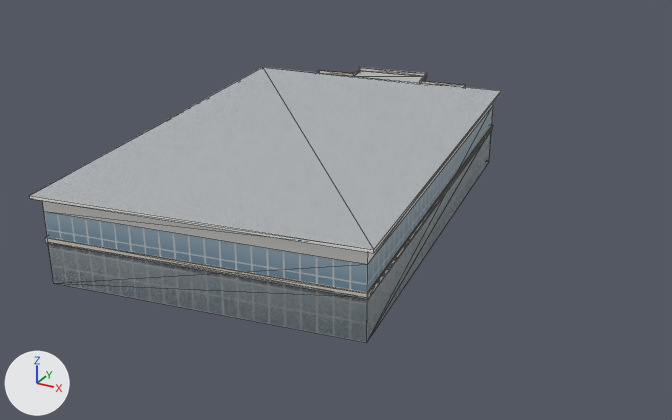
A saved change to the glTF model public/models/shuiyunfang.glb.
Both versions are drawn from a 50 mm lens placed at (68.8, -120.1, 57.5), pointed at (5.2, -4.4, -0.4). The lights are fixed; the arrows at lower left show +X, +Y and +Z. The first picture is the older version. Mesh edges are drawn as thin lines. Vertices at exactly the same position are counted once.

The first picture shows '水云方'.
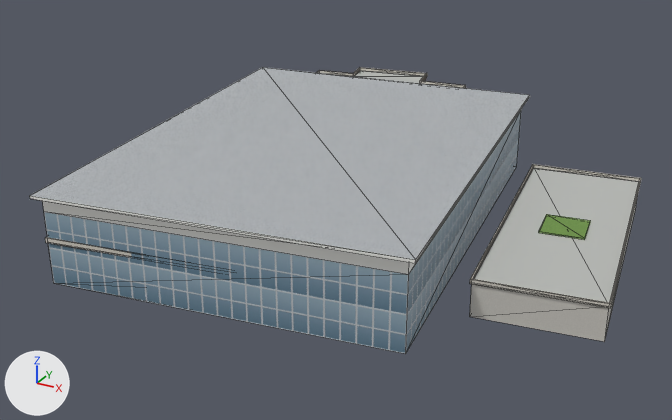
What differs and where, as boxes [x1, y1, x2, y2] in the pictures (672 x 420 px):
'水云方', reshaped (30% wider): before [30, 67, 501, 343]; after [30, 67, 641, 354]
part 1 of me_水云方, added: after [470, 164, 641, 308]
part 2 of me_水云方, built on: before [48, 68, 501, 343]; after [48, 68, 639, 354]

The change in detail:
Picture 'green_roof' (img_green_roof) is new.
Material 'green' (mat_green) is new.
Its texture is img_green_roof.
Its roughness is 0.95.
me_水云方 is used by ob_水云方; location (0.0, 0.0, 0.0).
me_水云方 had 120 vertices, 182 faces and spanned x -24.8..28.3, y -44.8..51.8, z 0.0..12.6.
me_水云方 now has 154 vertices, 226 faces and spans x -24.8..51.5, y -44.8..51.8, z 0.0..12.6.
me_水云方 part 1: a new loose piece of 16 vertices spanning x 29.8..51.5, y -25.8..17.4, z 4.6..5.2, in mat_stone (light grey #d3cec4).
Part 2, on me_水云方:
2 vertices are removed from x 18.8..27.2, y -37.0..26.1, z 10.2.
11 faces are deleted.
4 vertices in x 18.8..28.3, y -37.8..26.1, z 12.2..12.6 move by (5.0, 0.0, 0.0).
2 vertices move from x 19.7, y 27.3, z 12.2..12.6 to x 24.7, y 27.2, z 12.2..12.6.
20 vertices are added at x 23.8..51.3, y -37.0..26.1, z 0.0..10.2.
8 new faces join them, mat_concrete.
2 new faces join them, mat_roof_flat (grey #b9bbb7).
6 new faces join them, mat_gym_glass.
5 new faces join them, mat_white (white #f2f2ee).
10 new faces join them, mat_green (picture img_green_roof).
me_水云方 gains material mat_green (picture img_green_roof).
